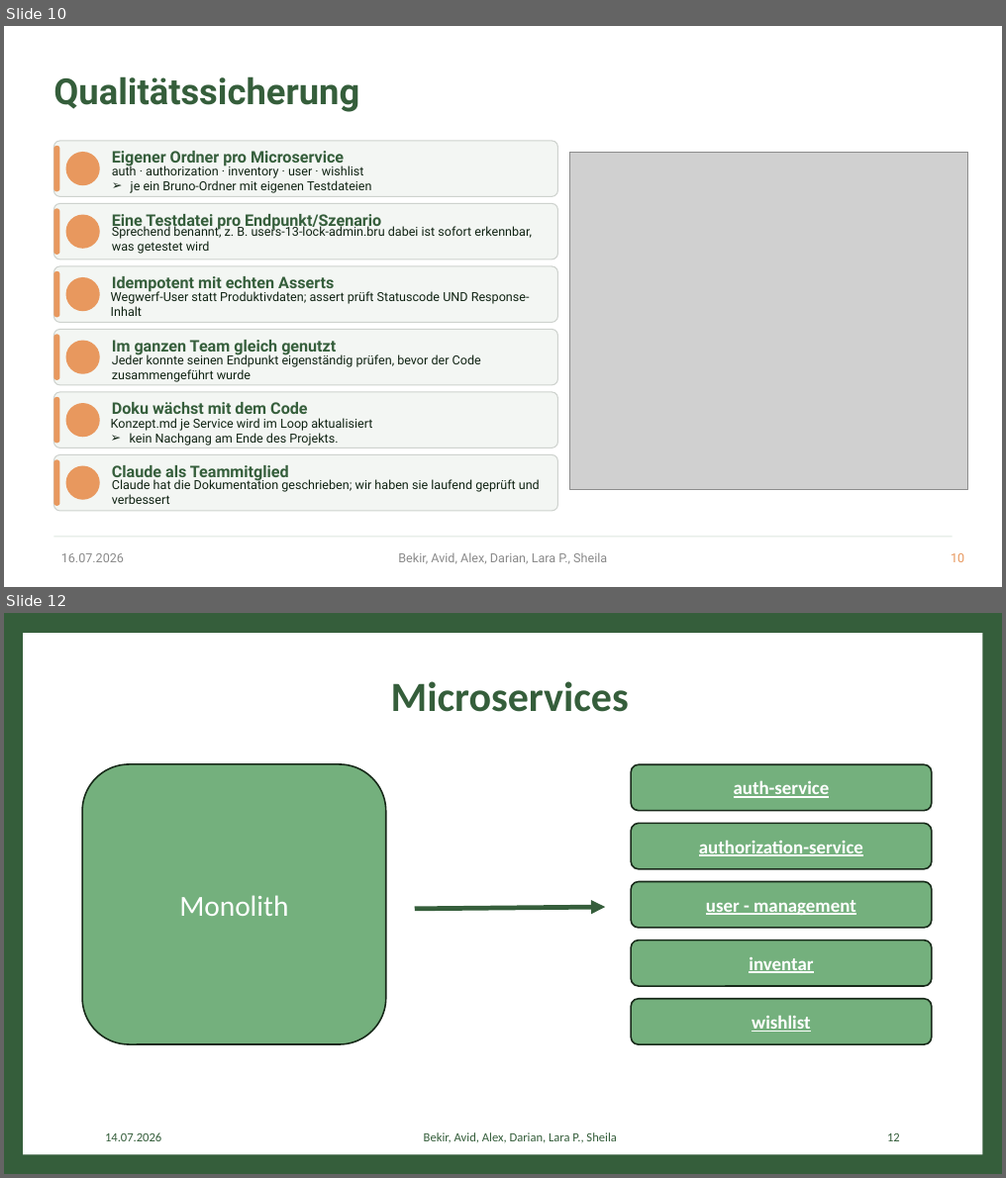
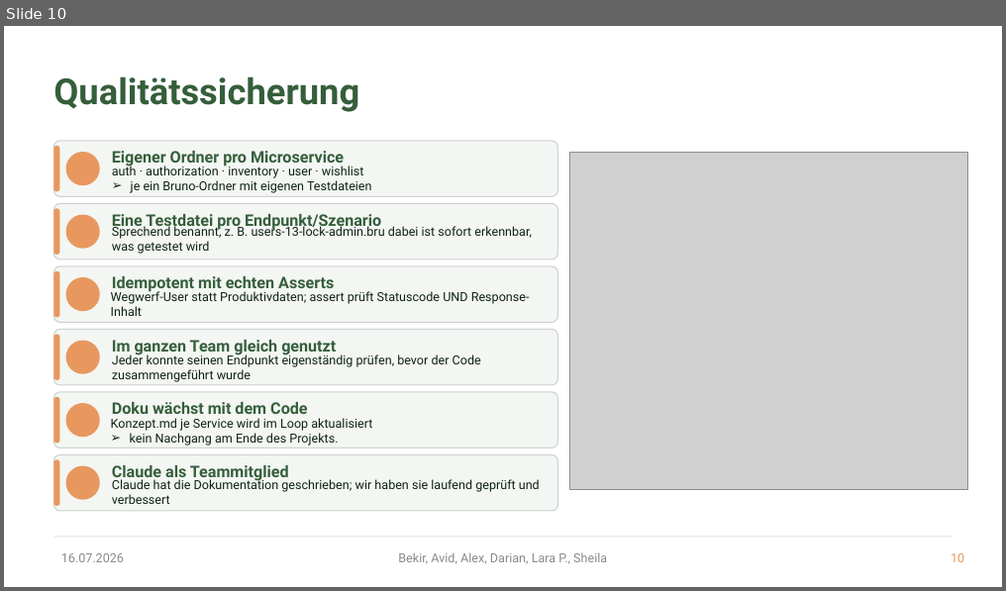
Before and after one commit to bekirtahagd/rezeptshop, a slide deck: docs/Web-Engineering.pptx. Shown one above the other, each under a label of ours: slides 10 and 12 before the commit, slide 10 after it; the slides between them are not shown. The pictures are 1006x1178 and 1006x591 pixels, drawn with LibreOffice and Linux fonts; fonts in the diff are those of the drawing; grey boxes stand for pictures; background and template pictures are left out. Boxes give left, top, right and bottom in pixels: in the first picture for what was removed or moved away, otherwise in the second. Text is boxed around its words. In the diff, an @@ line names an element or a change of style, - is before the commit and + after.

```diff
--- a/docs/Web-Engineering.pptx
+++ b/docs/Web-Engineering.pptx
@@ slide 12 removed at [4, 613, 1002, 1174], background #355E3B @@
@@ rectangle removed at [23, 633, 982, 1155] @@
@@ title removed at [391, 681, 629, 712] @@
-Microservices
@@ rounded rectangle removed at [82, 764, 386, 1045] @@
-Monolith
@@ rounded rectangle removed at [632, 765, 933, 811] @@
-auth-service
@@ rounded rectangle removed at [632, 823, 933, 869] @@
-authorization-service
@@ arrow removed from (415, 909) to (605, 907) @@
@@ rounded rectangle removed at [632, 881, 933, 928] @@
-user - management
@@ rounded rectangle removed at [632, 940, 933, 986] @@
-inventar
@@ rounded rectangle removed at [632, 999, 933, 1045] @@
-wishlist
@@ text removed at [105, 1133, 161, 1142] @@
-14.07.2026
@@ text removed at [424, 1133, 616, 1144] @@
-Bekir, Avid, Alex, Darian, Lara P., Sheila
@@ page number removed at [887, 1134, 900, 1142] @@
-12
```
Also in this commit, not shown: 43 slides changed, 4 other slides removed, 5 other files.
